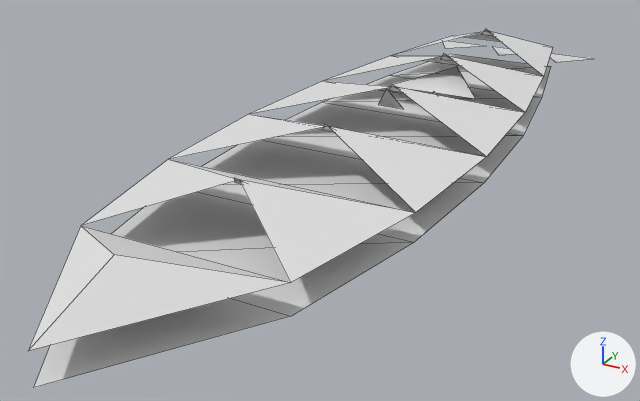
Two versions of the OBJ model GameData/Meshes/Designs/vesper/vesper_freighter_mk2_31.obj, one commit apart.
Rendered twice from a 50 mm lens placed at (5.69, -12.96, 4.95), pointed at (-0.52, -1.67, -0.7). The axes (+X, +Y, +Z) are drawn at lower right. The lights are the same throughout. The first picture is the older version. Mesh edges are drawn as thin lines. Where no turn or scale is listed for an object, it has been applied to the vertices. Vertices at exactly the same position are counted once.

Script lines for the objects in view, before the commit:
```python
me_vesper_freighter_mk2_31 = bpy.data.meshes.new('vesper_freighter_mk2_31')
me_vesper_freighter_mk2_31.from_pydata(...)  # 65 vertices, 40 faces; spans x -2.03..2.03, y -8.19..6.59, z 0.0..0.91
ob_vesper_freighter_mk2_31 = bpy.data.objects.new('vesper_freighter_mk2_31', me_vesper_freighter_mk2_31)
ob_vesper_freighter_mk2_31.location = (0.0, 0.0, 0.0)
```
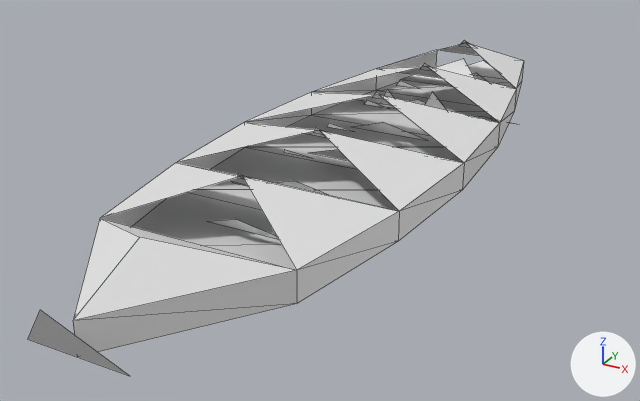
Boxes [x1, y1, x2, y2] around the edits, measured in the pictures (640 x 401 px):
'vesper_freighter_mk2_31', reshaped (12% narrower, 6% shorter)
    before: [28, 29, 593, 388]
    after: [28, 40, 524, 376]
part 1 of me_vesper_freighter_mk2_31, rebuilt (14% narrower)
    before: [28, 32, 553, 351]
    after: [73, 43, 524, 352]
part 2 of me_vesper_freighter_mk2_31, rebuilt
    before: [388, 67, 475, 99]
    after: [402, 58, 475, 87]
part 3 of me_vesper_freighter_mk2_31, rebuilt
    before: [378, 89, 403, 109]
    after: [380, 89, 395, 108]
part 4 of me_vesper_freighter_mk2_31, rebuilt (not visible before)
    after: [425, 92, 446, 110]
part 5 of me_vesper_freighter_mk2_31, deleted
    before: [323, 29, 593, 131]
part 6 of me_vesper_freighter_mk2_31, built on
    before: [34, 54, 551, 388]
    after: [28, 40, 515, 376]

Patch to the scene script:
```diff
--- a/GameData/Meshes/Designs/vesper/vesper_freighter_mk2_31.obj.py
+++ b/GameData/Meshes/Designs/vesper/vesper_freighter_mk2_31.obj.py
@@ me_vesper_freighter_mk2_31 @@
 # used by ob_vesper_freighter_mk2_31; location = (0.0, 0.0, 0.0)
-me_vesper_freighter_mk2_31.from_pydata(...)  # 65 vertices, 40 faces; spans x -2.03..2.03, y -8.19..6.59, z 0.0..0.91
+me_vesper_freighter_mk2_31.from_pydata(...)  # 104 vertices, 77 faces; spans x -1.84..1.84, y -7.97..4.36, z 0.0..0.93
+# me_vesper_freighter_mk2_31 part 1: the loose piece of 19 vertices spanning x -2.03..2.03, y -8.19..5.49, z 0.41..0.84 is rebuilt with 32 vertices and now spans x -1.84..1.84, y -7.6..4.08, z 0.0..0.86
+# me_vesper_freighter_mk2_31 part 2: the loose piece of 3 vertices spanning x -0.85..0.85, y 1.5..2.8, z 0.33..0.49 is rebuilt with 3 vertices and now spans x -0.81..0.81, y 1.98..3.15, z 0.34..0.57
+# me_vesper_freighter_mk2_31 part 3: the loose piece of 3 vertices spanning x -0.63..-0.14, y 0.43..0.64, z 0.23..0.61 is rebuilt with 3 vertices and now spans x -0.6..-0.13, y 0.42..0.62, z 0.23..0.61
+# me_vesper_freighter_mk2_31 part 4: the loose piece of 3 vertices spanning x 0.14..0.63, y 0.68..0.89, z 0.23..0.61 is rebuilt with 3 vertices and now spans x 0.13..0.6, y 0.65..0.85, z 0.23..0.61
+# me_vesper_freighter_mk2_31 part 5: 7 loose pieces with 21 vertices, spanning x -1.77..1.77, y -2.49..6.59, z 0.0..0.91, are deleted
+# me_vesper_freighter_mk2_31 part 6
+# 13 vertices are removed from x -2.03..2.03, y -8.19..5.49, z 0.0
+# 11 faces are deleted
+# 50 vertices are added at x -1.68..1.68, y -7.97..4.36, z 0.0..0.89
+# 5 new vertices lie (0.19, -0.27, 0.19) away from vertices in x -0.19, y -4.41..3.38, z 0.74
+# 5 new vertices lie (0.19, 0.27, -0.19) away from vertices in x 0.0, y -4.68..3.11, z 0.93
+# 20 new faces join them
+# other edits to the shape of me_vesper_freighter_mk2_31 do not show in these pictures
```
